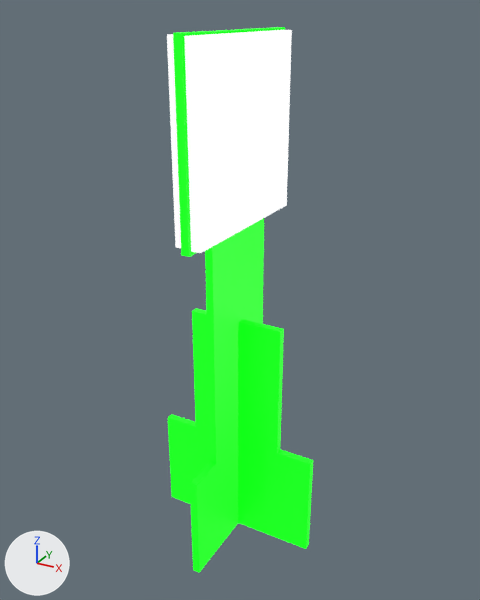
An edit to the COLLADA model models/pista_s/creepers/creeper_23/materials/textures/creeper.dae, drawn before and after from the same camera.
The view is the same before and after, from a camera (50 mm lens) standing at (0.1049, -0.1882, 0.2402) and looking at (0.0001, 0.0023, 0.145). Arrows for +X, +Y and +Z are at lower left; the lights stay in place. Where no turn or scale is listed for an object, it has been applied to the vertices.

The first picture shows 'Creeper_-_Montagem_v3', 'MarkerData', 'MarkerData_001'.
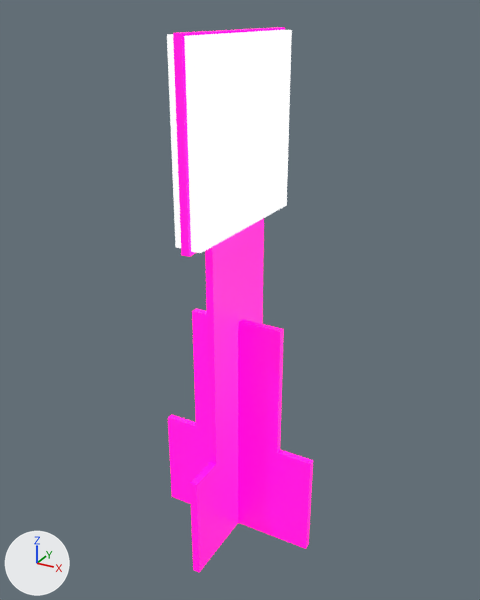
Boxes [x1, y1, x2, y2] around the edits, measured in the pictures (480 x 600 px):
'Creeper_-_Montagem_v3', recoloured (green to pink)
    both: [168, 27, 313, 572]

The change, as a diff of the scene's bpy script:
```diff
--- a/models/pista_s/creepers/creeper_23/materials/textures/creeper.dae.py
+++ b/models/pista_s/creepers/creeper_23/materials/textures/creeper.dae.py
@@ mat_steel___satin_001_001 @@
 mat_steel___satin_001_001 = principled_material('Steel_-_Satin_001_001')
-mat_steel___satin_001_001.base_color = (0.00323, 1.0, 0.00626)  # green #0bff12
+mat_steel___satin_001_001.base_color = (1.0, 0.00138, 0.449)  # pink #ff05b3
 mat_steel___satin_001_001.roughness = 0.44
-mat_steel___satin_001_001.emission_color = (0.00323, 1.0, 0.00626)  # green #0bff12
+mat_steel___satin_001_001.emission_color = (1.0, 0.00138, 0.449)  # pink #ff05b3
 mat_steel___satin_001_001.emission_strength = 1.0
```
